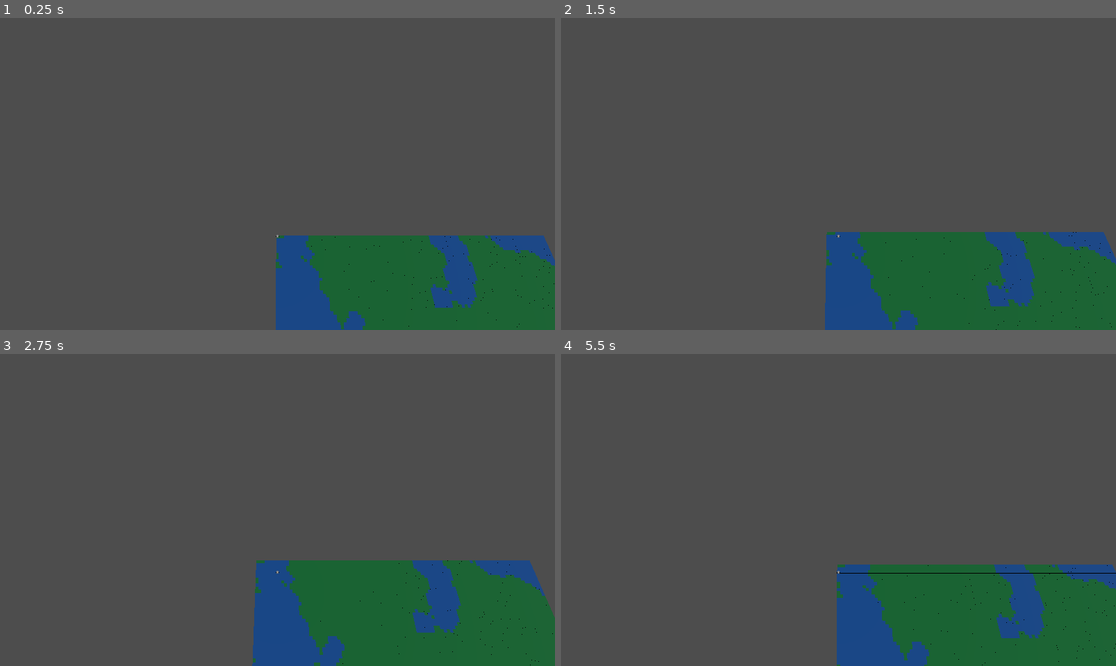
Above: before the commit, frames 1-4 (two rows, left to right).
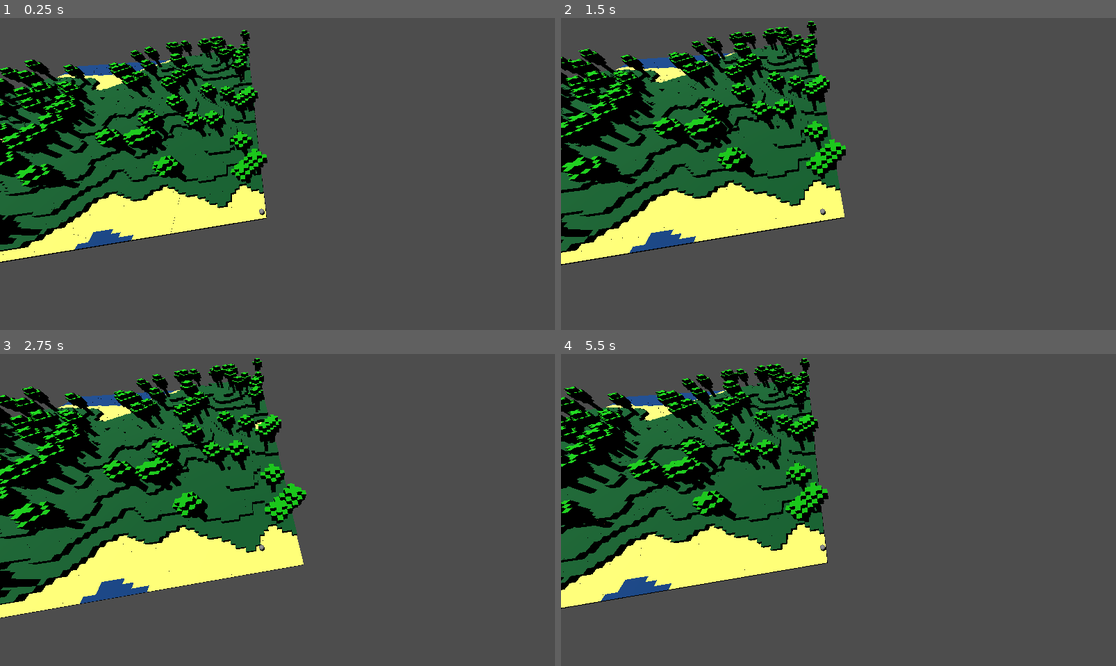
Above: after the commit, the same moments.

Repository: AlbinHorlaville/open-world-lego
Game: Godot game, scene res://levels/main.tscn
Two runs of this game, one before a commit and one after it. Both use one fixed random seed, a clock stepped at 60 frames per second and the inputs below.
Inputs:
- Up to frame 1 (0.25 s): no input
- Up to frame 2 (1.5 s): tap Enter (ui_accept) at 0.5, 0.77 s; hold Right (ui_right) 0.53-1.28 s; hold Down (ui_down) from 1.28 s (still down)
- Up to frame 3 (2.75 s): tap Enter (ui_accept) at 1.52 s; release Down (ui_down) at 2.03 s; hold Right (ui_right) from 2.03 s (still down)
- Up to frame 4 (5.5 s): release Right (ui_right) at 2.78 s; hold Up (ui_up) 2.78-3.53 s; tap Enter (ui_accept) at 3.02, 3.77, 4.52 s; hold Left (ui_left) 3.53-5.03 s; hold Down (ui_down) from 5.03 s (still down)

The runs differ from the first frame. In frame 1, 43% of the frame differs, in the area x 0-100%, y 3-100%; in frame 2, 47%; in frame 3, 52%, in the area x 0-100%, y 1-100%; in frame 4, 46%.

Commit message:
3D generation and add tree as an object, randomly put on the map

Diff:
--- /dev/null
+++ b/OpenWorldLego/blocks/tree.tscn
@@ -0,0 +1,246 @@
+[gd_scene load_steps=7 format=3 uid="uid://ccchkqqsmlq6h"]
+
+[ext_resource type="PackedScene" uid="uid://dkm25wxado0qi" path="res://blocks/dirt.tscn" id="1_nybd8"]
+
+[sub_resource type="PhysicsMaterial" id="PhysicsMaterial_8nxx8"]
+
+[sub_resource type="StandardMaterial3D" id="StandardMaterial3D_2lt3i"]
+albedo_color = Color(0.372549, 0.14902, 0, 1)
+
+[sub_resource type="BoxMesh" id="BoxMesh_raxgd"]
+material = SubResource("StandardMaterial3D_2lt3i")
+
+[sub_resource type="StandardMaterial3D" id="StandardMaterial3D_laglk"]
+albedo_color = Color(0, 0.772549, 0, 1)
+
+[sub_resource type="BoxMesh" id="BoxMesh_jwfy4"]
+material = SubResource("StandardMaterial3D_laglk")
+
+[node name="Tree" type="Node3D"]
+
+[node name="Tronc" type="Node3D" parent="."]
+
+[node name="tronc" parent="Tronc" instance=ExtResource("1_nybd8")]
+physics_material_override = SubResource("PhysicsMaterial_8nxx8")
+
+[node name="MeshInstance3D" type="MeshInstance3D" parent="Tronc/tronc"]
+mesh = SubResource("BoxMesh_raxgd")
+
+[node name="tronc2" parent="Tronc" instance=ExtResource("1_nybd8")]
+transform = Transform3D(1, 0, 0, 0, 1, 0, 0, 0, 1, 2.08165e-12, 1, 2.08165e-12)
+physics_material_override = SubResource("PhysicsMaterial_8nxx8")
+
+[node name="MeshInstance3D" type="MeshInstance3D" parent="Tronc/tronc2"]
+mesh = SubResource("BoxMesh_raxgd")
+
+[node name="tronc3" parent="Tronc" instance=ExtResource("1_nybd8")]
+transform = Transform3D(1, 0, 0, 0, 1, 0, 0, 0, 1, 2.08165e-12, 2, 2.08165e-12)
+physics_material_override = SubResource("PhysicsMaterial_8nxx8")
+
+[node name="MeshInstance3D" type="MeshInstance3D" parent="Tronc/tronc3"]
+mesh = SubResource("BoxMesh_raxgd")
+
+[node name="tronc4" parent="Tronc" instance=ExtResource("1_nybd8")]
+transform = Transform3D(1, 0, 0, 0, 1, 0, 0, 0, 1, 2.08165e-12, 3, 2.08165e-12)
+physics_material_override = SubResource("PhysicsMaterial_8nxx8")
+
+[node name="MeshInstance3D" type="MeshInstance3D" parent="Tronc/tronc4"]
+mesh = SubResource("BoxMesh_raxgd")
+
+[node name="Leaf" type="Node3D" parent="."]
+
+[node name="leaf" parent="Leaf" instance=ExtResource("1_nybd8")]
+transform = Transform3D(1, 0, 0, 0, 1, 0, 0, 0, 1, 1, 4, 2.08165e-12)
+physics_material_override = SubResource("PhysicsMaterial_8nxx8")
+
+[node name="MeshInstance3D" type="MeshInstance3D" parent="Leaf/leaf"]
+mesh = SubResource("BoxMesh_jwfy4")
+
+[node name="leaf3" parent="Leaf" instance=ExtResource("1_nybd8")]
+transform = Transform3D(1, 0, 0, 0, 1, 0, 0, 0, 1, 2.08165e-12, 4, 1)
+physics_material_override = SubResource("PhysicsMaterial_8nxx8")
+
+[node name="MeshInstance3D" type="MeshInstance3D" parent="Leaf/leaf3"]
+mesh = SubResource("BoxMesh_jwfy4")
+
+[node name="leaf4" parent="Leaf" instance=ExtResource("1_nybd8")]
+transform = Transform3D(1, 0, 0, 0, 1, 0, 0, 0, 1, 2.08165e-12, 4, -1)
+physics_material_override = SubResource("PhysicsMaterial_8nxx8")
+
+[node name="MeshInstance3D" type="MeshInstance3D" parent="Leaf/leaf4"]
+mesh = SubResource("BoxMesh_jwfy4")
+
+[node name="leaf2" parent="Leaf" instance=ExtResource("1_nybd8")]
+transform = Transform3D(1, 0, 0, 0, 1, 0, 0, 0, 1, -1, 4, 2.08165e-12)
+physics_material_override = SubResource("PhysicsMaterial_8nxx8")
+
+[node name="MeshInstance3D" type="MeshInstance3D" parent="Leaf/leaf2"]
+mesh = SubResource("BoxMesh_jwfy4")
+
+[node name="leaf5" parent="Leaf" instance=ExtResource("1_nybd8")]
+transform = Transform3D(1, 0, 0, 0, 1, 0, 0, 0, 1, -2, 5, 2.08165e-12)
+physics_material_override = SubResource("PhysicsMaterial_8nxx8")
+
+[node name="MeshInstance3D" type="MeshInstance3D" parent="Leaf/leaf5"]
+mesh = SubResource("BoxMesh_jwfy4")
+
+[node name="leaf6" parent="Leaf" instance=ExtResource("1_nybd8")]
+transform = Transform3D(1, 0, 0, 0, 1, 0, 0, 0, 1, -1, 5, 1)
+physics_material_override = SubResource("PhysicsMaterial_8nxx8")
+
+[node name="MeshInstance3D" type="MeshInstance3D" parent="Leaf/leaf6"]
+mesh = SubResource("BoxMesh_jwfy4")
+
+[node name="leaf7" parent="Leaf" instance=ExtResource("1_nybd8")]
+transform = Transform3D(1, 0, 0, 0, 1, 0, 0, 0, 1, 2.08165e-12, 5, 1)
+physics_material_override = SubResource("PhysicsMaterial_8nxx8")
+
+[node name="MeshInstance3D" type="MeshInstance3D" parent="Leaf/leaf7"]
+mesh = SubResource("BoxMesh_jwfy4")
+
+[node name="leaf8" parent="Leaf" instance=ExtResource("1_nybd8")]
+transform = Transform3D(1, 0, 0, 0, 1, 0, 0, 0, 1, 1, 5, 1)
+physics_material_override = SubResource("PhysicsMaterial_8nxx8")
+
+[node name="MeshInstance3D" type="MeshInstance3D" parent="Leaf/leaf8"]
+mesh = SubResource("BoxMesh_jwfy4")
+
+[node name="leaf9" parent="Leaf" instance=ExtResource("1_nybd8")]
+transform = Transform3D(1, 0, 0, 0, 1, 0, 0, 0, 1, 1, 5, 2.08165e-12)
+physics_material_override = SubResource("PhysicsMaterial_8nxx8")
+
+[node name="MeshInstance3D" type="MeshInstance3D" parent="Leaf/leaf9"]
+mesh = SubResource("BoxMesh_jwfy4")
+
+[node name="leaf10" parent="Leaf" instance=ExtResource("1_nybd8")]
+transform = Transform3D(1, 0, 0, 0, 1, 0, 0, 0, 1, 1, 5, -1)
+physics_material_override = SubResource("PhysicsMaterial_8nxx8")
+
+[node name="MeshInstance3D" type="MeshInstance3D" parent="Leaf/leaf10"]
+mesh = SubResource("BoxMesh_jwfy4")
+
+[node name="leaf11" parent="Leaf" instance=ExtResource("1_nybd8")]
+transform = Transform3D(1, 0, 0, 0, 1, 0, 0, 0, 1, 2.08165e-12, 5, -1)
+physics_material_override = SubResource("PhysicsMaterial_8nxx8")
+
+[node name="MeshInstance3D" type="MeshInstance3D" parent="Leaf/leaf11"]
+mesh = SubResource("BoxMesh_jwfy4")
+
+[node name="leaf12" parent="Leaf" instance=ExtResource("1_nybd8")]
+transform = Transform3D(1, 0, 0, 0, 1, 0, 0, 0, 1, -1, 5, -1)
+physics_material_override = SubResource("PhysicsMaterial_8nxx8")
+
+[node name="MeshInstance3D" type="MeshInstance3D" parent="Leaf/leaf12"]
+mesh = SubResource("BoxMesh_jwfy4")
+
+[node name="leaf13" parent="Leaf" instance=ExtResource("1_nybd8")]
+transform = Transform3D(1, 0, 0, 0, 1, 0, 0, 0, 1, -2, 6, 2.08165e-12)
+physics_material_override = SubResource("PhysicsMaterial_8nxx8")
+
+[node name="MeshInstance3D" type="MeshInstance3D" parent="Leaf/leaf13"]
+mesh = SubResource("BoxMesh_jwfy4")
+
+[node name="leaf14" parent="Leaf" instance=ExtResource("1_nybd8")]
+transform = Transform3D(1, 0, 0, 0, 1, 0, 0, 0, 1, -1, 6, 1)
+physics_material_override = SubResource("PhysicsMaterial_8nxx8")
+
+[node name="MeshInstance3D" type="MeshInstance3D" parent="Leaf/leaf14"]
+mesh = SubResource("BoxMesh_jwfy4")
+
+[node name="leaf15" parent="Leaf" instance=ExtResource("1_nybd8")]
+transform = Transform3D(1, 0, 0, 0, 1, 0, 0, 0, 1, 2.08165e-12, 6, 1)
+physics_material_override = SubResource("PhysicsMaterial_8nxx8")
+
+[node name="MeshInstance3D" type="MeshInstance3D" parent="Leaf/leaf15"]
+mesh = SubResource("BoxMesh_jwfy4")
+
+[node name="leaf16" parent="Leaf" instance=ExtResource("1_nybd8")]
+transform = Transform3D(1, 0, 0, 0, 1, 0, 0, 0, 1, 1, 6, 1)
+physics_material_override = SubResource("PhysicsMaterial_8nxx8")
+
+[node name="MeshInstance3D" type="MeshInstance3D" parent="Leaf/leaf16"]
+mesh = SubResource("BoxMesh_jwfy4")
+
+[node name="leaf17" parent="Leaf" instance=ExtResource("1_nybd8")]
+transform = Transform3D(1, 0, 0, 0, 1, 0, 0, 0, 1, 1, 6, 2.08165e-12)
+physics_material_override = SubResource("PhysicsMaterial_8nxx8")
+
+[node name="MeshInstance3D" type="MeshInstance3D" parent="Leaf/leaf17"]
+mesh = SubResource("BoxMesh_jwfy4")
+
+[node name="leaf28" parent="Leaf" instance=ExtResource("1_nybd8")]
+transform = Transform3D(1, 0, 0, 0, 1, 0, 0, 0, 1, 2, 6, 2.08165e-12)
+physics_material_override = SubResource("PhysicsMaterial_8nxx8")
+
+[node name="MeshInstance3D" type="MeshInstance3D" parent="Leaf/leaf28"]
+mesh = SubResource("BoxMesh_jwfy4")
+
+[node name="leaf18" parent="Leaf" instance=ExtResource("1_nybd8")]
+transform = Transform3D(1, 0, 0, 0, 1, 0, 0, 0, 1, 1, 6, -1)
+physics_material_override = SubResource("PhysicsMaterial_8nxx8")
+
+[node name="MeshInstance3D" type="MeshInstance3D" parent="Leaf/leaf18"]
+mesh = SubResource("BoxMesh_jwfy4")
+
+[node name="leaf19" parent="Leaf" instance=ExtResource("1_nybd8")]
+transform = Transform3D(1, 0, 0, 0, 1, 0, 0, 0, 1, 2.08165e-12, 6, -1)
+physics_material_override = SubResource("PhysicsMaterial_8nxx8")
+
+[node name="MeshInstance3D" type="MeshInstance3D" parent="Leaf/leaf19"]
+mesh = SubResource("BoxMesh_jwfy4")
+
+[node name="leaf20" parent="Leaf" instance=ExtResource("1_nybd8")]
+transform = Transform3D(1, 0, 0, 0, 1, 0, 0, 0, 1, -1, 6, -1)
+physics_material_override = SubResource("PhysicsMaterial_8nxx8")
+
+[node name="MeshInstance3D" type="MeshInstance3D" parent="Leaf/leaf20"]
+mesh = SubResource("BoxMesh_jwfy4")
+
+[node name="leaf21" parent="Leaf" instance=ExtResource("1_nybd8")]
+transform = Transform3D(1, 0, 0, 0, 1, 0, 0, 0, 1, 2.08165e-12, 6, -2)
+physics_material_override = SubResource("PhysicsMaterial_8nxx8")
+
+[node name="MeshInstance3D" type="MeshInstance3D" parent="Leaf/leaf21"]
+mesh = SubResource("BoxMesh_jwfy4")
+
+[node name="leaf22" parent="Leaf" instance=ExtResource("1_nybd8")]
+transform = Transform3D(1, 0, 0, 0, 1, 0, 0, 0, 1, 2.08165e-12, 6, 2)
+physics_material_override = SubResource("PhysicsMaterial_8nxx8")
+
+[node name="MeshInstance3D" type="MeshInstance3D" parent="Leaf/leaf22"]
+mesh = SubResource("BoxMesh_jwfy4")
+
+[node name="leaf23" parent="Leaf" instance=ExtResource("1_nybd8")]
+transform = Transform3D(1, 0, 0, 0, 1, 0, 0, 0, 1, 2.08165e-12, 7, 2.08165e-12)
+physics_material_override = SubResource("PhysicsMaterial_8nxx8")
+
+[node name="MeshInstance3D" type="MeshInstance3D" parent="Leaf/leaf23"]
+mesh = SubResource("BoxMesh_jwfy4")
+
+[node name="leaf26" parent="Leaf" instance=ExtResource("1_nybd8")]
+transform = Transform3D(1, 0, 0, 0, 1, 0, 0, 0, 1, -1, 7, 2.08165e-12)
+physics_material_override = SubResource("PhysicsMaterial_8nxx8")
+
+[node name="MeshInstance3D" type="MeshInstance3D" parent="Leaf/leaf26"]
+mesh = SubResource("BoxMesh_jwfy4")
+
+[node name="leaf24" parent="Leaf" instance=ExtResource("1_nybd8")]
+transform = Transform3D(1, 0, 0, 0, 1, 0, 0, 0, 1, 2.08165e-12, 7, 1)
+physics_material_override = SubResource("PhysicsMaterial_8nxx8")
+
+[node name="MeshInstance3D" type="MeshInstance3D" parent="Leaf/leaf24"]
+mesh = SubResource("BoxMesh_jwfy4")
+
+[node name="leaf27" parent="Leaf" instance=ExtResource("1_nybd8")]
+transform = Transform3D(1, 0, 0, 0, 1, 0, 0, 0, 1, 2.08165e-12, 7, -1)
+physics_material_override = SubResource("PhysicsMaterial_8nxx8")
+
+[node name="MeshInstance3D" type="MeshInstance3D" parent="Leaf/leaf27"]
+mesh = SubResource("BoxMesh_jwfy4")
+
+[node name="leaf25" parent="Leaf" instance=ExtResource("1_nybd8")]
+transform = Transform3D(1, 0, 0, 0, 1, 0, 0, 0, 1, 1, 7, 2.08165e-12)
+physics_material_override = SubResource("PhysicsMaterial_8nxx8")
+
+[node name="MeshInstance3D" type="MeshInstance3D" parent="Leaf/leaf25"]
+mesh = SubResource("BoxMesh_jwfy4")
--- a/OpenWorldLego/levels/main.gd
+++ b/OpenWorldLego/levels/main.gd
@@ -1,24 +1,41 @@
 extends Node
 
 @export var dirt_scene: PackedScene
+@export var tree_scene: PackedScene
 @export var limit_map: Vector3
 @export var perlin_noise: Noise
 @export var color_dirt: Material
 @export var color_water: Material
+@export var color_sand: Material
 
 # Called when the node enters the scene tree for the first time.
 func _ready() -> void:
-	perlin_noise.seed = randi()
+	generateMap()
+
+func generateMap() -> void:
+	# Change the seed each time we play the game, comment to change it manualy
+	# perlin_noise.seed = randi()
+	# generate every block on the map
 	for i in range(limit_map.x):
 		for j in range(limit_map.z):
-			var dirt = dirt_scene.instantiate()
-			generateGround(dirt, i, j)
-			dirt.position = Vector3(i, 0, j)
-			add_child(dirt)
 
-func generateGround(block:Node, x, y) -> void:
-	var currentPN = perlin_noise.get_noise_2d(x, y)
-	if currentPN > -0.1:
-		block.changeMaterial(color_dirt)
-	else:
-		block.changeMaterial(color_water)
+			var block = dirt_scene.instantiate()
+
+			var currentPN = perlin_noise.get_noise_2d(i, j)
+			if currentPN < -0.1:
+				block.changeMaterial(color_water)
+				block.position = Vector3(i, 0, j)
+			elif currentPN <= 0.1:
+				block.changeMaterial(color_sand)
+				block.position = Vector3(i, 0, j)
+			else:
+				block.changeMaterial(color_dirt)
+				block.position = Vector3(i, int(currentPN*10), j)
+
+				# Plant a tree (1 chance per 100)
+				if randi_range(0, 100)==1:
+					var tree = tree_scene.instantiate()
+					tree.position = Vector3(i, int(currentPN*10), j)
+					add_child(tree)
+
+			add_child(block)
--- a/OpenWorldLego/levels/main.tscn
+++ b/OpenWorldLego/levels/main.tscn
@@ -1,11 +1,12 @@
-[gd_scene load_steps=7 format=3 uid="uid://dfhcgfhwneaq4"]
+[gd_scene load_steps=9 format=3 uid="uid://dfhcgfhwneaq4"]
 
 [ext_resource type="Script" path="res://levels/main.gd" id="1_1c0l0"]
 [ext_resource type="PackedScene" uid="uid://bcrxb66y5ubhl" path="res://actor/player.tscn" id="1_hphc1"]
 [ext_resource type="PackedScene" uid="uid://dkm25wxado0qi" path="res://blocks/dirt.tscn" id="2_h6mns"]
+[ext_resource type="PackedScene" uid="uid://ccchkqqsmlq6h" path="res://blocks/tree.tscn" id="3_1fss3"]
 
 [sub_resource type="FastNoiseLite" id="FastNoiseLite_4in38"]
-frequency = 0.025
+frequency = 0.007
 offset = Vector3(2.08167e-14, 2.08167e-14, 2.08167e-14)
 
 [sub_resource type="StandardMaterial3D" id="StandardMaterial3D_ydsef"]
@@ -14,13 +15,18 @@
 [sub_resource type="StandardMaterial3D" id="StandardMaterial3D_4oo4c"]
 albedo_color = Color(0, 0.254902, 0.513726, 1)
 
+[sub_resource type="StandardMaterial3D" id="StandardMaterial3D_oq4gy"]
+albedo_color = Color(1, 1, 0.458824, 1)
+
 [node name="Main" type="Node"]
 script = ExtResource("1_1c0l0")
 dirt_scene = ExtResource("2_h6mns")
+tree_scene = ExtResource("3_1fss3")
 limit_map = Vector3(100, 100, 100)
 perlin_noise = SubResource("FastNoiseLite_4in38")
 color_dirt = SubResource("StandardMaterial3D_ydsef")
 color_water = SubResource("StandardMaterial3D_4oo4c")
+color_sand = SubResource("StandardMaterial3D_oq4gy")
 
 [node name="DirectionalLight3D" type="DirectionalLight3D" parent="."]
 transform = Transform3D(1, -6.97574e-16, -1.5246e-23, -1.5246e-23, -4.37114e-08, 1, -6.97574e-16, -1, -4.37114e-08, 2.08165e-12, 10, 2.08165e-12)
@@ -29,4 +35,5 @@
 transform = Transform3D(1, 0, 0, 0, 1, 0, 0, 0, 1, 2.08165e-12, 5, 2.08165e-12)
 
 [node name="Camera3D" type="Camera3D" parent="Player"]
-transform = Transform3D(1, 2.5137e-31, -6.17195e-31, 4.83973e-31, 0.362747, 0.931888, 4.58135e-31, -0.931888, 0.362747, 2.08165e-12, 75, 5.553)
+transform = Transform3D(-0.987794, -0.139096, 0.0701019, -0.00803732, 0.494972, 0.868872, -0.155555, 0.857703, -0.490048, -2.45818, 25.1483, -5.97979)
+fov = 104.062
